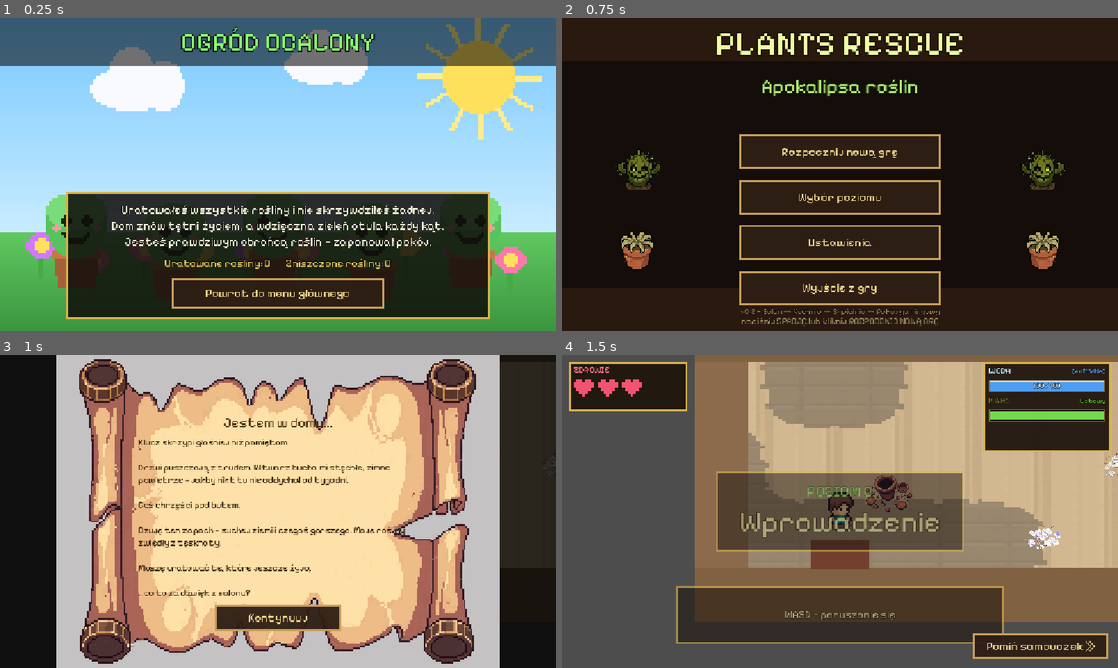
Above: before the commit, frames 1-4 (two rows, left to right).
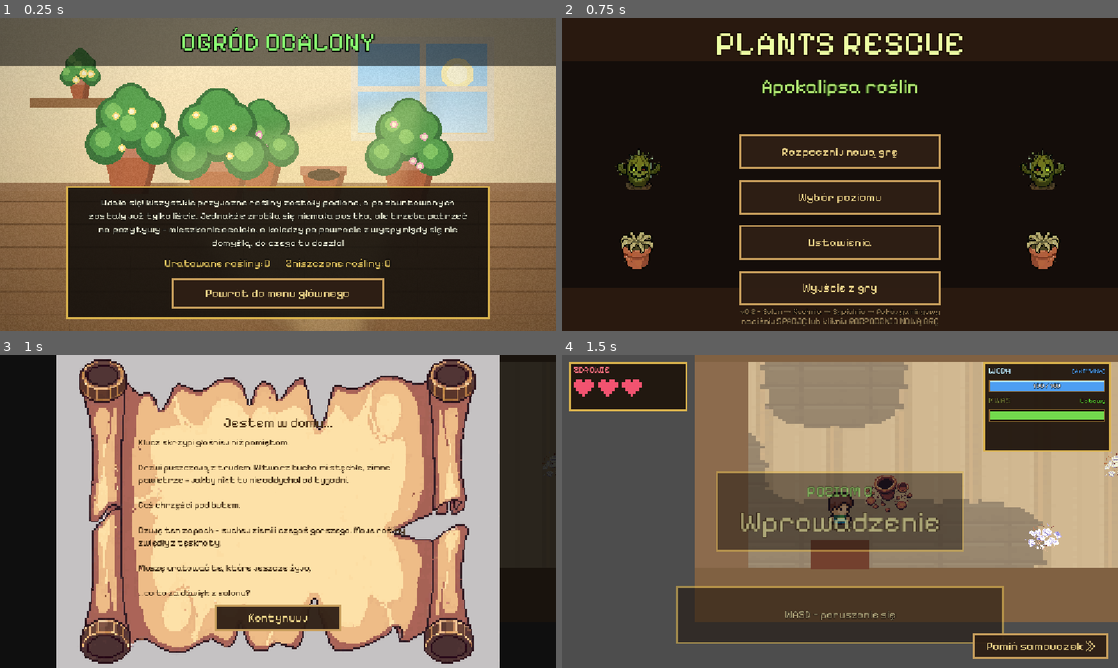
Above: after the commit, the same moments.

Repository: gawlowski-mateusz/Plants-Rescue
Game: Godot game, scene res://scenes/ending.tscn
Two runs of this game, one before a commit and one after it. Both use one fixed random seed, a clock stepped at 60 frames per second and the inputs below. This scene is started directly instead of the project's main scene.
Inputs (mouse positions are in pixels of both pictures, inside the frame that each line leads up to):
- Up to frame 1 (0.25 s): no input
- Up to frame 2 (0.75 s): tap Enter (ui_accept) at 0.5 s; move the mouse to (962, 158) at 0.52 s; hold D (right) from 0.53 s (still down); click (962, 158) at 0.6 s
- Up to frame 3 (1 s): keep holding D (right); tap Enter (ui_accept) at 0.77 s
- Up to frame 4 (1.5 s): release D (right) at 1.25 s; click "Kontynuuj" at 1.25 s

The runs differ from the first frame. In frame 1, 72% of the frame differs, in the area x 0-100%, y 0-100%; in frame 2, nothing differs; in frame 3, nothing differs; in frame 4, nothing differs.
Error before the commit: Cannot call method 'set_input_as_handled' on a null value. (res://scripts/ending.gd:78)
Error after the commit: Cannot call method 'set_input_as_handled' on a null value. (res://scripts/ending.gd:98)

Commit message:
feat(endings): rewrite ending texts and repaint mood-matching art
New first-person narration for the three endings (peaceful / neutral /
hostile). Bottom panel auto-grows to fit longer text. Repainted the three
ending images as apartment interiors that match each mood: a saved sunny
room, a bittersweet room with a bin of wilted plants, and a burning
apartment with plants on fire for the hostile ending.

Co-Authored-By: Claude Opus 4.8 <noreply@anthropic.com>

Diff:
--- a/game/scenes/ending.tscn
+++ b/game/scenes/ending.tscn
@@ -85,7 +85,7 @@
 theme_override_colors/font_color = Color(0.95, 0.95, 0.85, 1)
 theme_override_colors/font_outline_color = Color(0, 0, 0, 1)
 theme_override_constants/outline_size = 4
-theme_override_font_sizes/font_size = 24
+theme_override_font_sizes/font_size = 20
 text = "..."
 horizontal_alignment = 1
 vertical_alignment = 1
--- a/game/scripts/ending.gd
+++ b/game/scripts/ending.gd
@@ -9,6 +9,8 @@
 @onready var summary: Label = %Summary
 @onready var stats: Label = %Stats
 @onready var back_btn: Button = %BackBtn
+@onready var bottom_panel: PanelContainer = $BottomPanel
+@onready var bottom_vbox: VBoxContainer = $BottomPanel/VBox
 
 
 func _ready() -> void:
@@ -21,6 +23,8 @@
 	summary.text = d["summary"]
 	stats.text = "Uratowane rośliny: %d        Zniszczone rośliny: %d" % [
 		GameState.campaign_plants_watered, GameState.campaign_plants_killed]
+	# Grow the bottom panel upward so longer endings are never clipped.
+	call_deferred("_fit_bottom_panel")
 
 	back_btn.pressed.connect(_back_to_menu)
 	# The finishing level already plays a completion chime; here we just set the
@@ -37,9 +41,11 @@
 				"color": Color(0.55, 1.0, 0.45),
 				"music": "menu_theme",
 				"sfx": "level_complete",
-				"summary": "Uratowałeś wszystkie rośliny i nie skrzywdziłeś żadnej.\n"
-					+ "Dom znów tętni życiem, a wdzięczna zieleń otula każdy kąt.\n"
-					+ "Jesteś prawdziwym obrońcą roślin — zapanował pokój.",
+				"summary": "Udało się! Wszystkie przyjazne rośliny zostały podlane, "
+					+ "a po zbuntowanych zostały już tylko liście. Jednakże zrobiła się "
+					+ "niemała pustka, ale trzeba patrzeć na pozytywy — mieszkanie "
+					+ "ocalało, a koledzy po powrocie z wyspy nigdy się nie domyślą, "
+					+ "do czego tu doszło!",
 			}
 		3:
 			return {
@@ -48,9 +54,13 @@
 				"color": Color(1.0, 0.35, 0.25),
 				"music": "boss_palm",
 				"sfx": "game_over",
-				"summary": "Wybrałeś przemoc. Ogień strawił dom, a rośliny zwróciły\n"
-					+ "się przeciw Tobie. Z popiołów wyrasta zielona furia...\n"
-					+ "Wojna człowieka z roślinami dopiero się zaczyna.",
+				"summary": "Ja tutaj stawiam warunki — rzeźnia, która tu powstała, "
+					+ "była wyłącznie na ich życzenie. To rośliny powinny mi być "
+					+ "podległe, a mord będzie dla nich nauczką na przyszłość... "
+					+ "Mieszkanie jest w opłakanym stanie, podobnie jak moje "
+					+ "samopoczucie. Nawet nie chcę myśleć, co pomyślą moi koledzy, "
+					+ "kiedy wrócą z wyspy i zobaczą, do czego tu doszło. Jestem "
+					+ "skończony — tak jak wszystkie rośliny, które zabiłem...",
 			}
 		_:
 			return {
@@ -59,10 +69,20 @@
 				"color": Color(0.95, 0.88, 0.55),
 				"music": "menu_theme",
 				"sfx": "level_complete",
-				"summary": "Po drodze zdarzyło się kilka pomyłek, lecz dom udało się\n"
-					+ "uratować. Większość roślin jest bezpieczna i świat\n"
-					+ "odetchnął z ulgą. Nie było idealnie — ale dobrze.",
+				"summary": "Próbowałem uratować wszystkie, lecz jak widać każdy z nas "
+					+ "popełnia mniejsze lub większe błędy. Większość moich roślin "
+					+ "przeżyła, a te, które poległy, musiałem szybko zakopywać w "
+					+ "śmietniku... Mimo wszystko trzeba patrzeć na pozytywy — "
+					+ "mieszkanie ocalało, a koledzy po powrocie z wyspy nigdy się "
+					+ "nie domyślą, do czego tu doszło!",
 			}
+
+
+func _fit_bottom_panel() -> void:
+	# Panel keeps its bottom edge (offset_bottom) and extends its top edge up to
+	# fit the content plus the stylebox margins (22 px top + 22 px bottom).
+	var needed: float = bottom_vbox.get_combined_minimum_size().y + 44.0
+	bottom_panel.offset_top = bottom_panel.offset_bottom - needed
 
 
 func _back_to_menu() -> void:
Binary file changed: game/assets/images/endings/ending_chaos.png
Binary file changed: game/assets/images/endings/ending_neutral.png
Binary file changed: game/assets/images/endings/ending_peaceful.png
